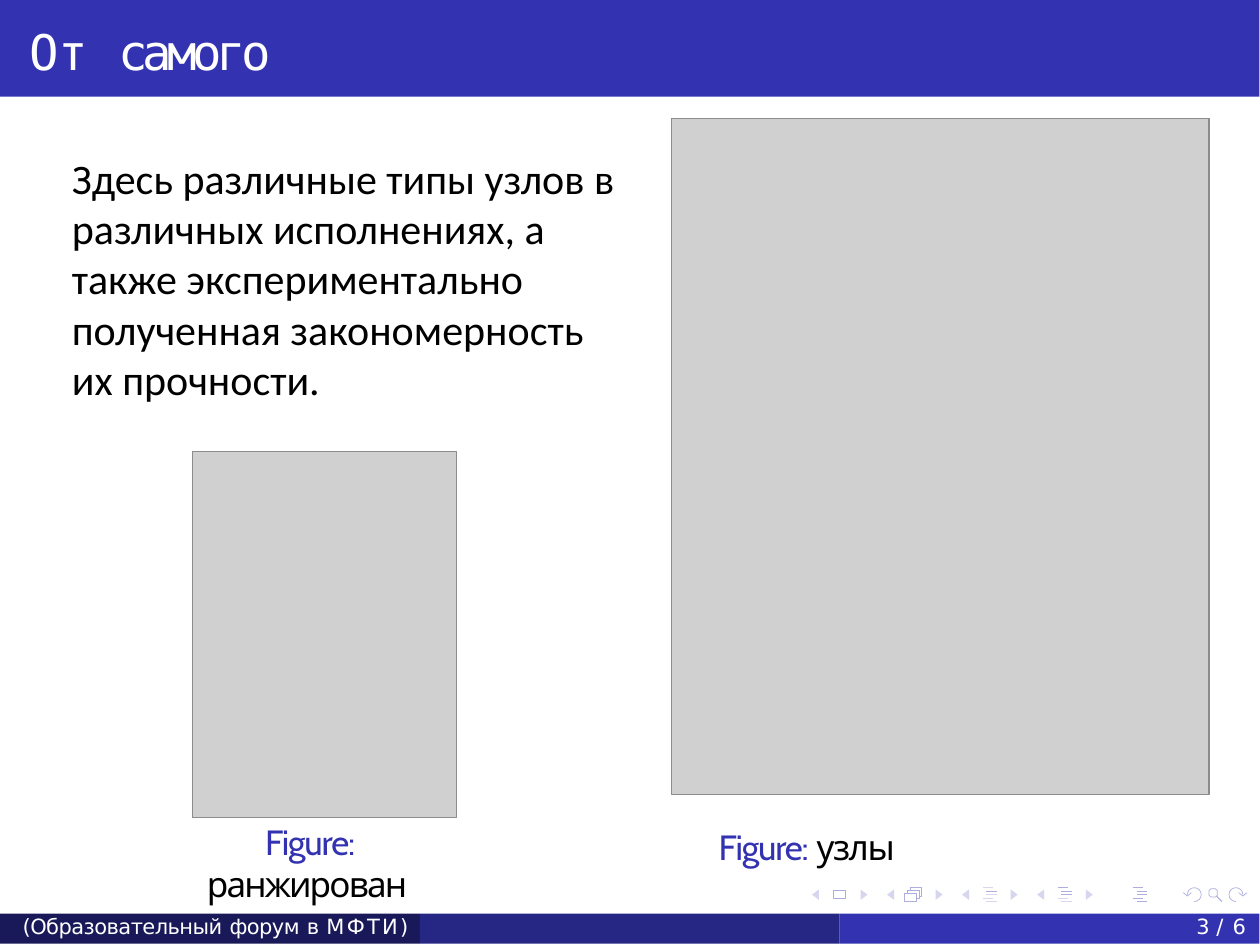
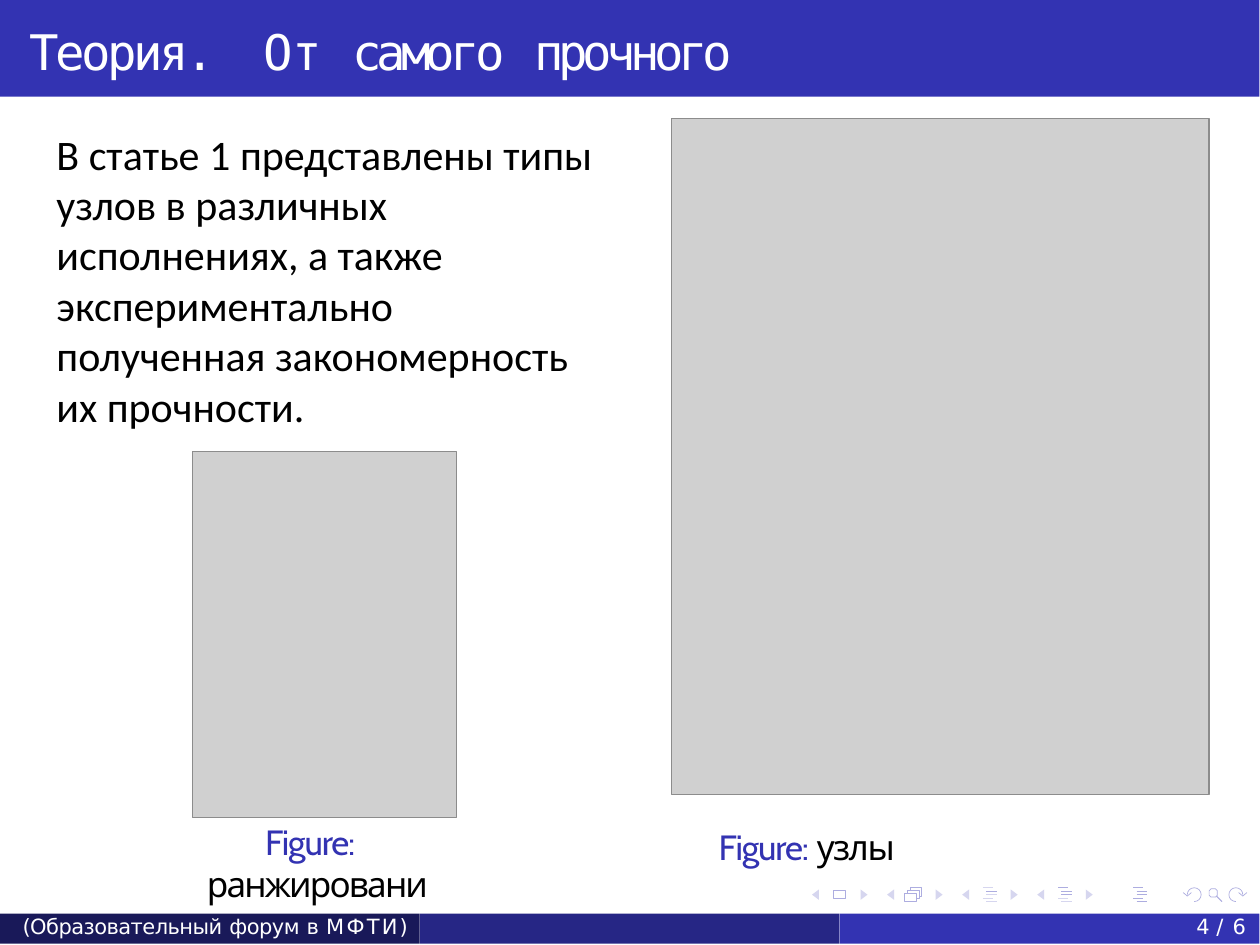
Before and after one commit to artemovchinnikovv/physhack, a slide deck: slide 4 of pres.pptx (slide 3 before the commit). Drawn at 1260x945 pixels with LibreOffice and Linux fonts; fonts in the diff are those of the drawing; grey boxes stand for pictures. Boxes give left, top, right and bottom in pixels: in the first picture for what was removed or moved away, otherwise in the second. Text is boxed around its words. In the diff, an @@ line names an element or a change of style, - is before the commit and + after.

```diff
--- a/pres.pptx
+++ b/pres.pptx
@@ text at (x1=30, y1=33, x2=732, y2=80): text changed @@
-От самого прочного
+Теория. От самого прочного
@@ text at (x1=56, y1=143, x2=592, y2=429): text changed @@
-Здесь различные типы узлов в различных исполнениях, а также экспериментально полученная закономерность их прочности.
+В статье 1 представлены типы узлов в различных исполнениях, а также экспериментально полученная закономерность их прочности.
@@ freeform shape at (x1=839, y1=914, x2=1259, y2=944): outline redrawn @@
@@ page number removed at (x1=1196, y1=918, x2=1246, y2=935) @@
-3 / 6
@@ page number added at (x1=1196, y1=918, x2=1246, y2=935), 12 pt, text #FFFFFF @@
+4 / 6
```
Also in this commit, not shown: 5 other slides changed, 16 slides added, 1 slide removed.
